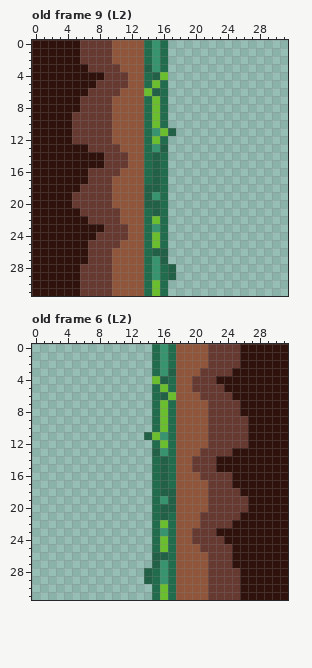
One commit to this pixel-art file: TileSetGrass-V1.aseprite. Above, as it was before the edit.
32x32 pixels, 35 frames. Shown: old frame 9 (L2), old frame 6 (L2).
After:
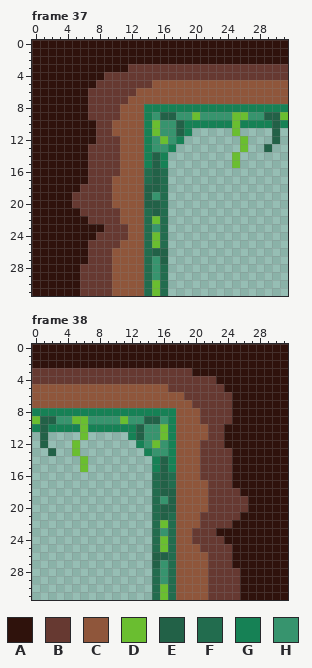
Palette (. is transparent): A #2f120c  B #663931  C #8f563b  D #6abe30  E #226147  F #226c4e  G #168155  H #37946e
A new or re-ordered frame is compared with the old frame closest to it.
Changes in this commit:
frames 35 -> 40
Changed rows in their new state; - is an unchanged pixel.
Frame 37 is new; against old frame 9 (L2), layer "Layer 1":
first column x 5:
 0 -AAAAAAAAAAAAAAAAAAAAAAAAAA
 1 -AAAAAAAAAAAAAAAAAAAAAAAAAA
 2 -AAAAAAAAAAAAAAAAAAAAAAAAAA
 3 --AAAAABBBBBBBBBBBBBBBBBBBB
 4 -------BBBBBBBBBBBBBBBBBBBB
 5 -------BBBCCCCCCCCCCCCCCCCC
 6 ------BB-CCCCCCCCCCCCCCCCCC
 7 -A---BB--CCCCCCCCCCCCCCCCCC
 8 -A---B---GGGGGGGGGGGGGGGGGG
 9 AA---B---GHEEHHDHHHHDDHHEED
10 AAA------G-HHEGGGGGGDGGGGEG
11 AAA------GDHHEG-----D----E-
12 AAA--B---GHDHG-------D---E-
13 ---------G-HG--------D--E--
14 --BB--C--G-G--------D------
15 --BB--C--G-G--------D------
first column x 17:
28 .
29 .
Frame 38 is new; against old frame 6 (L2), layer "Layer 1":
first column x 0:
 0 AAAAAAAAAAAAAAAAAAAAAAAAAA-
 1 AAAAAAAAAAAAAAAAAAAAAAAAAA-
 2 AAAAAAAAAAAAAAAAAAAAAAAAAA-
 3 BBBBBBBBBBBBBBBBBBBBAAAAA--
 4 BBBBBBBBBBBBBBBBBBBB-------
 5 CCCCCCCCCCCCCCCCCBBB-------
 6 CCCCCCCCCCCCCCCCCC-BB------
 7 CCCCCCCCCCCCCCCCCC--BB---A-
 8 GGGGGGGGGGGGGGGGGG---B---A-
 9 DEEHHDDHHHHDHHEEHG---B---AA
10 GEGGGGDGGGGGGEHH-G------AAA
11 -E----D-----GEHHDG------AAA
12 -E---D-------GHDHG---B--AAA
13 --E--D--------GH-G---------
14 ------D--------G-G--C--BB--
15 ------D--------G-G--C--BB--
first column x 14:
28 .
29 .
Where, in picture pixels (left, top, right, bottom), the same in both pictures:
changed: (72, 40, 288, 168)
erased: (168, 264, 176, 280)
changed: (32, 344, 248, 472)
erased: (144, 568, 152, 584)
